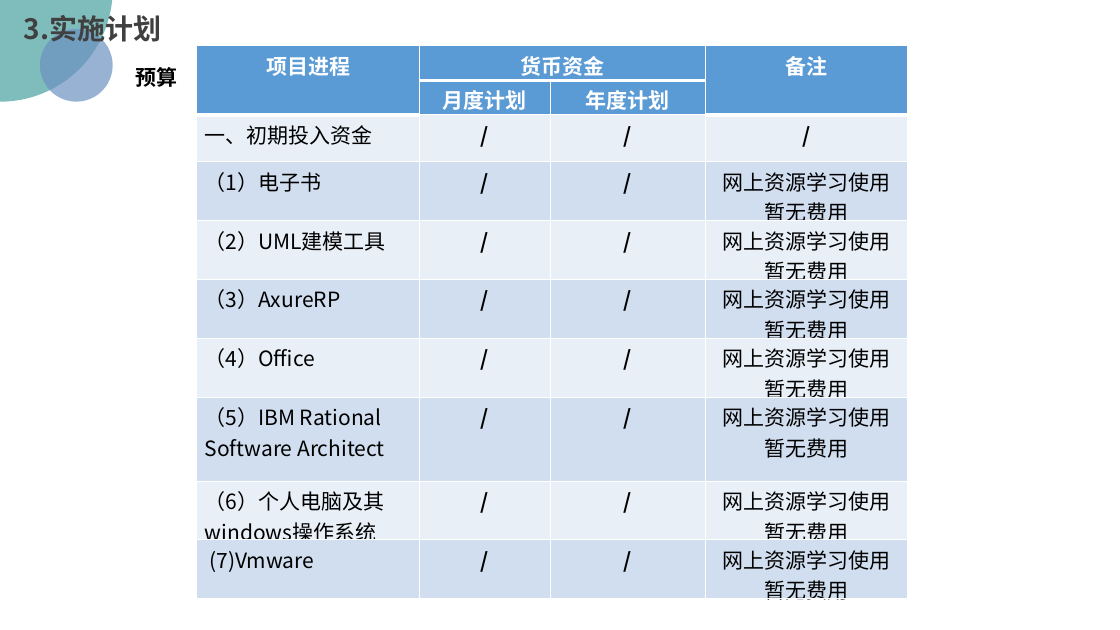
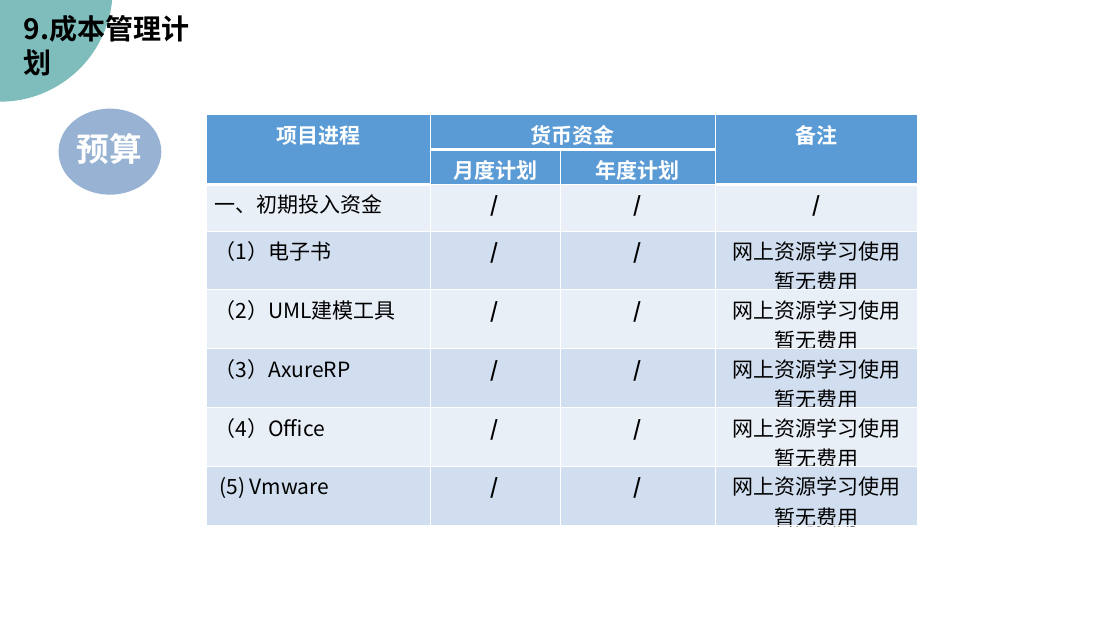
Before and after one commit to PRD2018/PRD2018-G15, a slide deck: slide 59 of 受控文档/01-需求工程项目计划/[PRD-15]需求工程项目计划.pptx (slide 26 before the commit). Drawn at 1120x630 pixels with LibreOffice and Linux fonts; fonts in the diff are those of the drawing; background and template pictures are left out. Boxes give left, top, right and bottom in pixels: in the first picture for what was removed or moved away, otherwise in the second. Text is boxed around its words. In the diff, an @@ line names an element or a change of style, - is before the commit and + after.

Commit message:
2018-11-2
更新 需求工程项目计划PPT

```diff
--- a/受控文档/01-需求工程项目计划/[PRD-15]需求工程项目计划.pptx
+++ b/受控文档/01-需求工程项目计划/[PRD-15]需求工程项目计划.pptx
@@ text at [24, 11, 190, 76]: text changed; text colour #404040 to #000000 @@
-3.实施计划
+9.成本管理计划
@@ ellipse: place and size @@
-ellipse at [39, 29, 113, 102]
+ellipse at [59, 108, 161, 194]
@@ table at [207, 115, 918, 534] @@
-row 8: （5）IBM Rational Software Architect | / | / | 网上资源学习使用暂无费用
-row 9: （6）个人电脑及其windows操作系统 | / | / | 网上资源学习使用暂无费用
-row 10: (7)Vmware | / | / | 网上资源学习使用暂无费用
+row 8: (5) Vmware | / | / | 网上资源学习使用暂无费用
@@ table: place and size @@
-table at [197, 45, 908, 608]
+table at [207, 115, 918, 534]
@@ text "预算": place and size @@
-text "预算" at [135, 64, 177, 90]
+text "预算" at [76, 133, 141, 164]
@@ text "预算" at [76, 133, 141, 164]: size 18 to 28 pt, text colour #000000 to #FFFFFF @@
```
Also in this commit, not shown: 40 other slides changed, 5 slides added, 4 slides removed.
